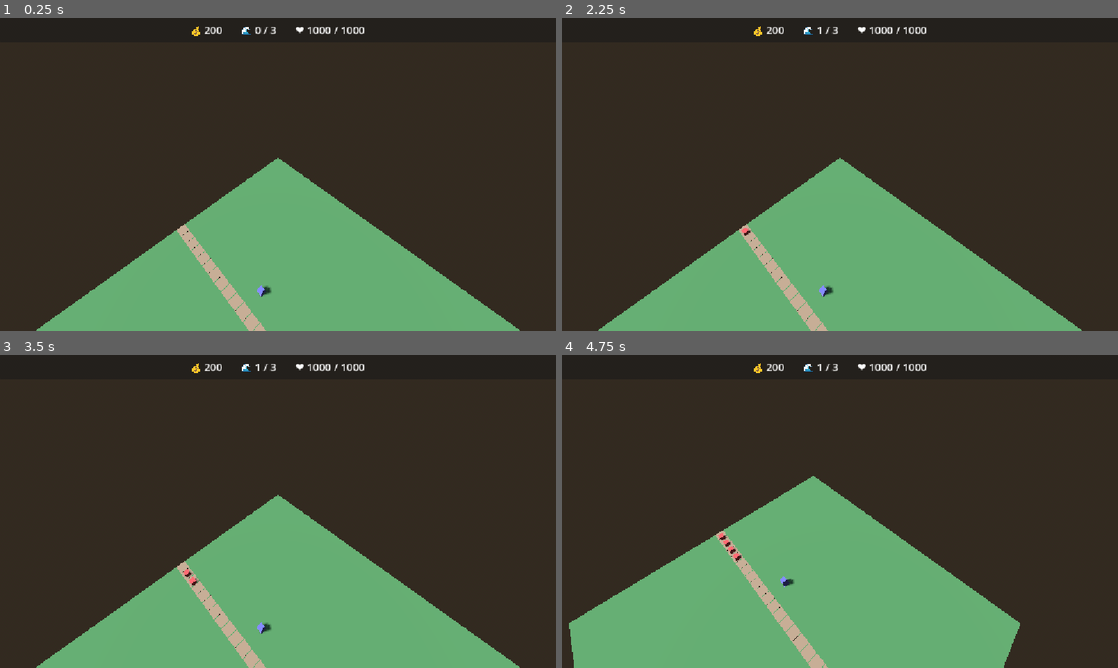
Above: before the commit, frames 1-4 (two rows, left to right).
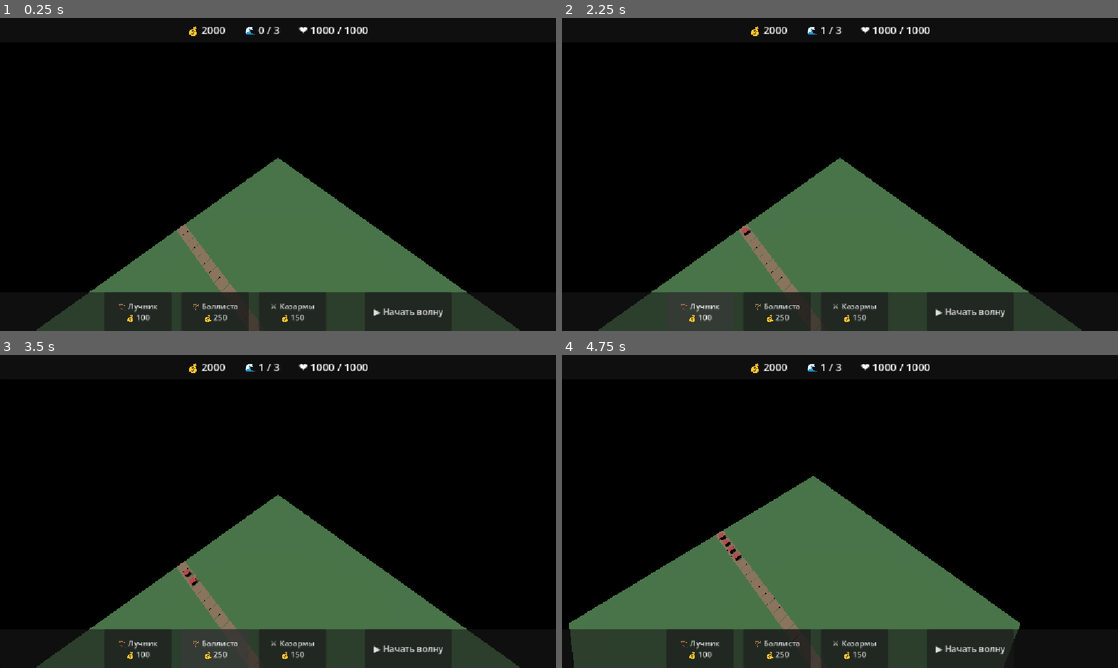
Above: after the commit, the same moments.

Repository: MAQHASKER/tower-defense
Game: Godot game, scene res://scenes/Main.tscn
Same seed, same stepped clock (60 frames per second), same inputs: the game is played once before the commit and once after it.
Inputs (mouse positions are in pixels of both pictures, inside the frame that each line leads up to):
- Up to frame 1 (0.25 s): no input
- Up to frame 2 (2.25 s): click (967, 312) at 0.5 s, where only the run after the commit has a clickable "▶ Начать волну"; click (967, 312) at 1.25 s, where only the run after the commit has a clickable "▶ Начать волну"; click (701, 312) at 2 s, where only the run after the commit has a clickable "🏹 Лучник 💰 100"
- Up to frame 3 (3.5 s): click (216, 649) at 2.75 s, where only the run after the commit has a clickable "🏹 Баллиста 💰 250"
- Up to frame 4 (4.75 s): click (856, 649) at 3.5 s, where only the run after the commit has a clickable "⚔️ Казармы 💰 150"; move the mouse to (962, 495) at 4.27 s; hold Right (ui_right) from 4.28 s (still down); click (962, 495) at 4.42 s

The runs differ from the first frame. In frame 1, 93% of the frame differs, in the area x 0-100%, y 0-100%; in frame 2, 93%; in frame 3, 93%; in frame 4, 93%.

Commit message:
Session 5: base, three enemy types, grid, build panel, tower construction

Diff:
--- a/data/balance.json
+++ b/data/balance.json
@@ -27,5 +27,25 @@
 	  "color": [0.9, 0.8, 0.3],
 	  "size": 1.5
 	}
+  },
+  "towers": {
+	"archer": {
+	  "cost": 100,
+	  "damage": 10,
+	  "range_cells": 3.5,
+	  "cooldown": 0.5,
+	  "color": [0.3, 0.7, 0.3]
+	},
+	"ballista": {
+	  "cost": 250,
+	  "damage": 80,
+	  "range_cells": 6.5,
+	  "cooldown": 2.5,
+	  "color": [0.7, 0.4, 0.2]
+	},
+	"barracks": {
+	  "cost": 150,
+	  "color": [0.5, 0.5, 0.7]
+	}
   }
 }
--- a/scenes/Main.tscn
+++ b/scenes/Main.tscn
@@ -4,11 +4,10 @@
 [ext_resource type="Script" uid="uid://drfsb1mi483wd" path="res://scripts/CameraController.gd" id="2_0bbpv"]
 [ext_resource type="Script" uid="uid://c4vr8wkgpb84d" path="res://scripts/WaveSpawner.gd" id="2_rarhs"]
 [ext_resource type="PackedScene" uid="uid://c36webiv4r64f" path="res://scenes/ui/HUD.tscn" id="3_0bbpv"]
-
-[sub_resource type="ProceduralSkyMaterial" id="ProceduralSkyMaterial_vqldb"]
+[ext_resource type="PackedScene" uid="uid://ckelhfhwqqjy8" path="res://scenes/ui/BuildPanel.tscn" id="5_vcsgt"]
+[ext_resource type="Script" uid="uid://cbnwyhovxl4gh" path="res://scripts/ui/BuildPanel.gd" id="6_c01mt"]
 
 [sub_resource type="Sky" id="Sky_4t1ab"]
-sky_material = SubResource("ProceduralSkyMaterial_vqldb")
 
 [sub_resource type="Environment" id="Environment_xwvtf"]
 background_mode = 2
@@ -37,3 +36,6 @@
 
 [node name="Environment" type="WorldEnvironment" parent="." unique_id=1507698678]
 environment = SubResource("Environment_xwvtf")
+
+[node name="BuildPanel" parent="." unique_id=911984422 instance=ExtResource("5_vcsgt")]
+script = ExtResource("6_c01mt")
--- /dev/null
+++ b/scenes/ui/BuildPanel.tscn
@@ -0,0 +1,6 @@
+[gd_scene format=3 uid="uid://ckelhfhwqqjy8"]
+
+[ext_resource type="Script" uid="uid://cbnwyhovxl4gh" path="res://scripts/ui/BuildPanel.gd" id="1_pcwhb"]
+
+[node name="BuildPanel" type="CanvasLayer" unique_id=911984422]
+script = ExtResource("1_pcwhb")
--- a/scripts/GameManager.gd
+++ b/scripts/GameManager.gd
@@ -8,7 +8,7 @@
 signal game_won()
 
 # Состояние
-var gold: int = 200
+var gold: int = 2000
 var base_hp: float = 1000.0
 var base_max_hp: float = 1000.0
 var current_wave: int = 0
@@ -16,7 +16,7 @@
 var is_game_over: bool = false
 
 func reset() -> void:
-    gold = 200
+    gold = 2000
     base_hp = base_max_hp
     current_wave = 0
     is_game_over = false
--- /dev/null
+++ b/scripts/Grid.gd
@@ -0,0 +1,29 @@
+class_name Grid
+extends RefCounted
+
+var occupied: Dictionary = {}
+
+func occupy(cell: Vector2i, cell_type: String = "tower") -> void:
+	occupied[cell] = cell_type
+
+func is_free(cell: Vector2i) -> bool:
+	if occupied.has(cell):
+		return false
+	if cell.x < 0 or cell.x >= Constants.MAP_WIDTH:
+		return false
+	if cell.y < 0 or cell.y >= Constants.MAP_HEIGHT:
+		return false
+	return true
+
+func release(cell: Vector2i) -> void:
+	occupied.erase(cell)
+
+func mark_path(cells: Array[Vector2i]) -> void:
+	for cell in cells:
+		occupied[cell] = "path"
+
+func mark_base(center: Vector2i) -> void:
+	for dx in range(-1, 2):
+		for dy in range(-1, 2):
+			var c := Vector2i(center.x + dx, center.y + dy)
+			occupied[c] = "base"
--- a/scripts/Main.gd
+++ b/scripts/Main.gd
@@ -2,76 +2,130 @@
 
 @onready var ground: Node3D = $Ground
 @onready var entities: Node3D = $Entities
+@onready var build_panel: CanvasLayer = $BuildPanel
 
 var path: Path
+var grid: Grid
+var selected_tower_type: String = ""
+var tower_costs: Dictionary = {}
 
 func _ready() -> void:
-    path = Path.new()
-    build_ground()
-    build_path_visual()
-    spawn_test_tower()
-    spawn_base()
+	path = Path.new()
+	grid = Grid.new()
+	grid.mark_path(path.cells)
+	grid.mark_base(path.get_end())
+
+	build_ground()
+	build_path_visual()
+	spawn_base()
+
+	_load_tower_costs()
+	build_panel.set_costs(tower_costs)
+	build_panel.tower_selected.connect(_on_tower_selected)
+	build_panel.start_wave_pressed.connect(_on_start_wave_pressed)
+
+func _load_tower_costs() -> void:
+	var file := FileAccess.open("res://data/balance.json", FileAccess.READ)
+	if not file:
+		return
+	var data: Dictionary = JSON.parse_string(file.get_as_text())
+	file.close()
+	for type in data.get("towers", {}):
+		tower_costs[type] = data.towers[type].cost
+
+func _on_tower_selected(tower_type: String) -> void:
+	selected_tower_type = tower_type
+	print("Выбрана башня: ", tower_type)
+
+func _on_start_wave_pressed() -> void:
+	print("Начать волну досрочно (пока не работает)")
+
+func _unhandled_input(event: InputEvent) -> void:
+	if event is InputEventMouseButton:
+		if event.button_index == MOUSE_BUTTON_LEFT and event.pressed:
+			if selected_tower_type != "":
+				_try_build_tower(event.position)
+
+func _try_build_tower(screen_pos: Vector2) -> void:
+	var camera := get_viewport().get_camera_3d()
+	if not camera:
+		return
+	var from := camera.project_ray_origin(screen_pos)
+	var to := from + camera.project_ray_normal(screen_pos) * 1000
+	var space := get_world_3d().direct_space_state
+	var query := PhysicsRayQueryParameters3D.create(from, to)
+	var result := space.intersect_ray(query)
+	if result.is_empty():
+		return
+
+	var world_pos: Vector3 = result.position
+	var cell := Vector2i(int(world_pos.x / Constants.CELL_SIZE), int(world_pos.z / Constants.CELL_SIZE))
+
+	if not grid.is_free(cell):
+		print("Клетка занята")
+		return
+
+	var cost: int = tower_costs.get(selected_tower_type, 0)
+	if not GameManager.spend_gold(cost):
+		print("Не хватает золота")
+		return
+
+	var tower := Tower.new()
+	tower.position = Constants.cell_to_world(cell)
+	tower.setup(selected_tower_type, cell)
+	entities.add_child(tower)
+	grid.occupy(cell)
+
+	print("Построена башня: ", selected_tower_type, " на ", cell)
+
+# --- Старые методы ---
 
 func build_ground() -> void:
-    var mesh := BoxMesh.new()
-    mesh.size = Vector3(
-        Constants.MAP_WIDTH * Constants.CELL_SIZE,
-        0.1,
-        Constants.MAP_HEIGHT * Constants.CELL_SIZE
-    )
-    var mat := StandardMaterial3D.new()
-    mat.albedo_color = Constants.COLOR_GROUND
-    mesh.material = mat
+	var mesh := BoxMesh.new()
+	mesh.size = Vector3(
+		Constants.MAP_WIDTH * Constants.CELL_SIZE,
+		0.2,
+		Constants.MAP_HEIGHT * Constants.CELL_SIZE
+	)
+	var mat := StandardMaterial3D.new()
+	mat.albedo_color = Constants.COLOR_GROUND
+	mesh.material = mat
 
-    var instance := MeshInstance3D.new()
-    instance.mesh = mesh
-    instance.position = Vector3(
-        Constants.MAP_WIDTH * Constants.CELL_SIZE / 2.0,
-        -0.05,
-        Constants.MAP_HEIGHT * Constants.CELL_SIZE / 2.0
-    )
-    ground.add_child(instance)
+	var instance := MeshInstance3D.new()
+	instance.mesh = mesh
+	instance.position = Vector3(
+		Constants.MAP_WIDTH * Constants.CELL_SIZE / 2.0,
+		-0.1,
+		Constants.MAP_HEIGHT * Constants.CELL_SIZE / 2.0
+	)
+	ground.add_child(instance)
+
+		# Коллизия для raycast
+	var body := StaticBody3D.new()
+	var col := CollisionShape3D.new()
+	var shape := BoxShape3D.new()
+	shape.size = mesh.size
+	col.shape = shape
+	body.add_child(col)
+	body.position = instance.position
+	ground.add_child(body)
 
 func build_path_visual() -> void:
-    var mesh := BoxMesh.new()
-    mesh.size = Vector3(Constants.CELL_SIZE * 0.95, 0.05, Constants.CELL_SIZE * 0.95)
-    var mat := StandardMaterial3D.new()
-    mat.albedo_color = Constants.COLOR_PATH
-    mesh.material = mat
+	var mesh := BoxMesh.new()
+	mesh.size = Vector3(Constants.CELL_SIZE * 0.95, 0.05, Constants.CELL_SIZE * 0.95)
+	var mat := StandardMaterial3D.new()
+	mat.albedo_color = Constants.COLOR_PATH
+	mesh.material = mat
 
-    for cell in path.cells:
-        var instance := MeshInstance3D.new()
-        instance.mesh = mesh
-        instance.position = Constants.cell_to_world(cell)
-        instance.position.y = 0.05
-        ground.add_child(instance)
-
-func spawn_test_cube() -> void:
-    var mesh := BoxMesh.new()
-    mesh.size = Vector3(1.0, 1.0, 1.0)
-    var mat := StandardMaterial3D.new()
-    mat.albedo_color = Constants.COLOR_TOWER
-    mesh.material = mat
-
-    var cube := MeshInstance3D.new()
-    cube.mesh = mesh
-    cube.position = Constants.cell_to_world(Vector2i(5, 5))
-    cube.position.y = 0.5
-    entities.add_child(cube)
-
-func spawn_test_enemy() -> void:
-    var enemy := Enemy.new()
-    enemy.setup(path.cells)
-    entities.add_child(enemy)
-
-func spawn_test_tower() -> void:
-    var tower := Tower.new()
-    tower.position = Constants.cell_to_world(Vector2i(10, 12))   # рядом с путём
-    tower.setup()
-    entities.add_child(tower)
+	for cell in path.cells:
+		var instance := MeshInstance3D.new()
+		instance.mesh = mesh
+		instance.position = Constants.cell_to_world(cell)
+		instance.position.y = 0.06
+		ground.add_child(instance)
 
 func spawn_base() -> void:
-    var base := Base.new()
-    base.position = Constants.cell_to_world(path.get_end())
-    base.setup()
-    entities.add_child(base)
+	var base := Base.new()
+	base.position = Constants.cell_to_world(path.get_end())
+	base.setup()
+	entities.add_child(base)
--- a/scripts/buildings/Tower.gd
+++ b/scripts/buildings/Tower.gd
@@ -1,53 +1,89 @@
 class_name Tower
 extends Node3D
 
-# Характеристики (хардкод, позже — из balance.json)
+var tower_type: String = "archer"
 var damage: float = 10.0
-var range_cells: float = 3.0        # радиус в клетках
-var cooldown: float = 0.5           # секунд между выстрелами
+var range_cells: float = 3.5
+var cooldown: float = 0.5
 var projectile_color: Color = Color(1.0, 1.0, 0.4)
+var cell: Vector2i
 
 var _cooldown_timer: float = 0.0
 var _mesh: MeshInstance3D
 
-func setup(color: Color = Constants.COLOR_TOWER) -> void:
-    _mesh = MeshInstance3D.new()
-    var box := BoxMesh.new()
-    box.size = Vector3(1.0, 2.0, 1.0)   # тонкая высокая башня
-    var mat := StandardMaterial3D.new()
-    mat.albedo_color = color
-    box.material = mat
-    _mesh.mesh = box
-    _mesh.position.y = 1.0
-    add_child(_mesh)
+static var _balance_cache: Dictionary = {}
+
+static func _load_balance() -> Dictionary:
+	if _balance_cache.is_empty():
+		var file := FileAccess.open("res://data/balance.json", FileAccess.READ)
+		if file:
+			var data: Dictionary = JSON.parse_string(file.get_as_text())
+			file.close()
+			_balance_cache = data.get("towers", {})
+	return _balance_cache
+
+func setup(type: String, tower_cell: Vector2i) -> void:
+	tower_type = type
+	cell = tower_cell
+
+	var balance := _load_balance()
+	var color: Color = Constants.COLOR_TOWER
+
+	if balance.has(type):
+		var stats: Dictionary = balance[type]
+		damage = stats.get("damage", 10)
+		range_cells = stats.get("range_cells", 3.5)
+		cooldown = stats.get("cooldown", 0.5)
+		var c: Array = stats.get("color", [0.4, 0.4, 0.8])
+		color = Color(c[0], c[1], c[2])
+
+	# Разный визуал для разных башен
+	_mesh = MeshInstance3D.new()
+	var box := BoxMesh.new()
+	if type == "ballista":
+		box.size = Vector3(1.3, 4.0, 1.3)
+	elif type == "archer":
+		box.size = Vector3(1.2, 3.0, 1.2)
+	else:
+		box.size = Vector3(1.6, 1.6, 1.6)
+
+	var mat := StandardMaterial3D.new()
+	mat.albedo_color = color
+	box.material = mat
+	_mesh.mesh = box
+	_mesh.position.y = box.size.y / 2.0
+	add_child(_mesh)
 
 func _process(delta: float) -> void:
-    _cooldown_timer -= delta
-    if _cooldown_timer > 0.0:
-        return
+	if tower_type == "barracks":
+		return   # казармы пока не стреляют
 
-    var target := _find_target()
-    if target:
-        _shoot(target)
-        _cooldown_timer = cooldown
+	_cooldown_timer -= delta
+	if _cooldown_timer > 0.0:
+		return
+
+	var target := _find_target()
+	if target:
+		_shoot(target)
+		_cooldown_timer = cooldown
 
 func _find_target() -> Enemy:
-    var range_world := range_cells * Constants.CELL_SIZE
-    var closest: Enemy = null
-    var closest_dist := INF
+	var range_world := range_cells * Constants.CELL_SIZE
+	var closest: Enemy = null
+	var closest_dist := INF
 
-    for enemy in get_tree().get_nodes_in_group("enemies"):
-        if not is_instance_valid(enemy):
-            continue
-        var d := global_position.distance_to(enemy.global_position)
-        if d <= range_world and d < closest_dist:
-            closest = enemy
-            closest_dist = d
+	for enemy in get_tree().get_nodes_in_group("enemies"):
+		if not is_instance_valid(enemy):
+			continue
+		var d := global_position.distance_to(enemy.global_position)
+		if d <= range_world and d < closest_dist:
+			closest = enemy
+			closest_dist = d
 
-    return closest
+	return closest
 
 func _shoot(target: Enemy) -> void:
-    var projectile := Projectile.new()
-    projectile.setup(target, damage, projectile_color)
-    get_parent().add_child(projectile)
-    projectile.global_position = global_position + Vector3(0, 2.0, 0)
+	var projectile := Projectile.new()
+	projectile.setup(target, damage, projectile_color)
+	get_parent().add_child(projectile)
+	projectile.global_position = global_position + Vector3(0, 2.0, 0)
--- /dev/null
+++ b/scripts/ui/BuildPanel.gd
@@ -0,0 +1,57 @@
+extends CanvasLayer
+
+signal tower_selected(tower_type: String)
+signal start_wave_pressed
+
+var _buttons: Dictionary = {}
+
+func _ready() -> void:
+	_build_ui()
+
+func _build_ui() -> void:
+	var panel := PanelContainer.new()
+	panel.set_anchors_preset(Control.PRESET_BOTTOM_WIDE)
+	panel.offset_top = -80
+	add_child(panel)
+
+	var hbox := HBoxContainer.new()
+	hbox.add_theme_constant_override("separation", 20)
+	hbox.alignment = BoxContainer.ALIGNMENT_CENTER
+	panel.add_child(hbox)
+
+	_add_tower_button(hbox, "archer", "🏹 Лучник")
+	_add_tower_button(hbox, "ballista", "🏹 Баллиста")
+	_add_tower_button(hbox, "barracks", "⚔️ Казармы")
+
+	var spacer := Control.new()
+	spacer.custom_minimum_size = Vector2(40, 0)
+	hbox.add_child(spacer)
+
+	var wave_btn := Button.new()
+	wave_btn.text = "▶ Начать волну"
+	wave_btn.custom_minimum_size = Vector2(180, 60)
+	wave_btn.add_theme_font_size_override("font_size", 18)
+	wave_btn.pressed.connect(func(): start_wave_pressed.emit())
+	hbox.add_child(wave_btn)
+
+func _add_tower_button(parent: Node, type: String, label: String) -> void:
+	var btn := Button.new()
+	btn.custom_minimum_size = Vector2(140, 60)
+	btn.add_theme_font_size_override("font_size", 16)
+	btn.pressed.connect(func(): tower_selected.emit(type))
+	parent.add_child(btn)
+	_buttons[type] = btn
+	_update_button(type, label, 0)
+
+func _update_button(type: String, label: String, cost: int) -> void:
+	if _buttons.has(type):
+		_buttons[type].text = "%s\n💰 %d" % [label, cost]
+
+func set_costs(costs: Dictionary) -> void:
+	var labels := {
+		"archer": "🏹 Лучник",
+		"ballista": "🏹 Баллиста",
+		"barracks": "⚔️ Казармы"
+	}
+	for type in costs:
+		_update_button(type, labels.get(type, type), costs[type])
Not shown, added: scripts/Grid.gd.uid
Not shown, added: scripts/ui/BuildPanel.gd.uid
Not shown, changed: docs/ideas.md
Not shown, changed: docs/progress.md
